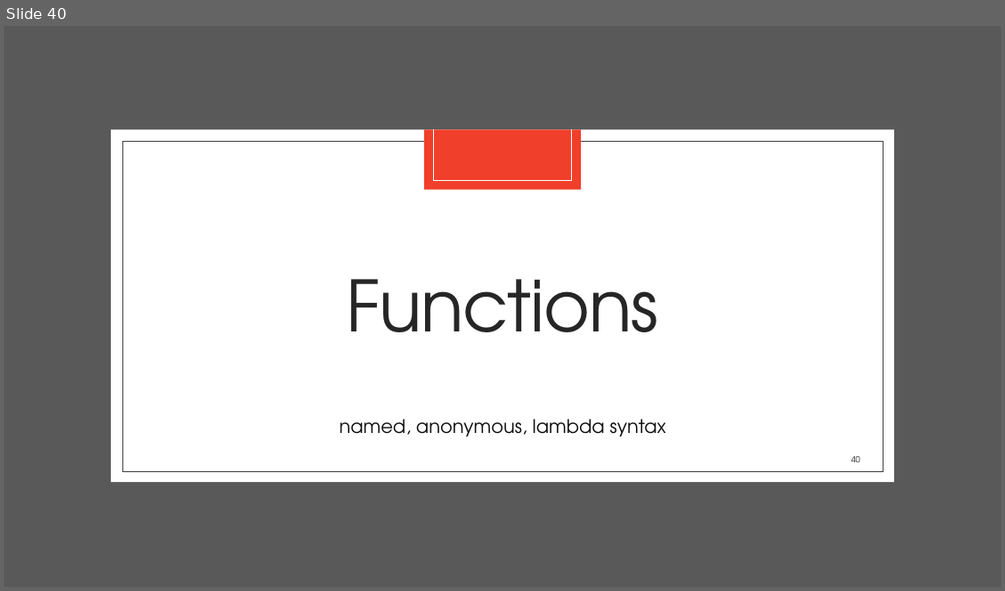
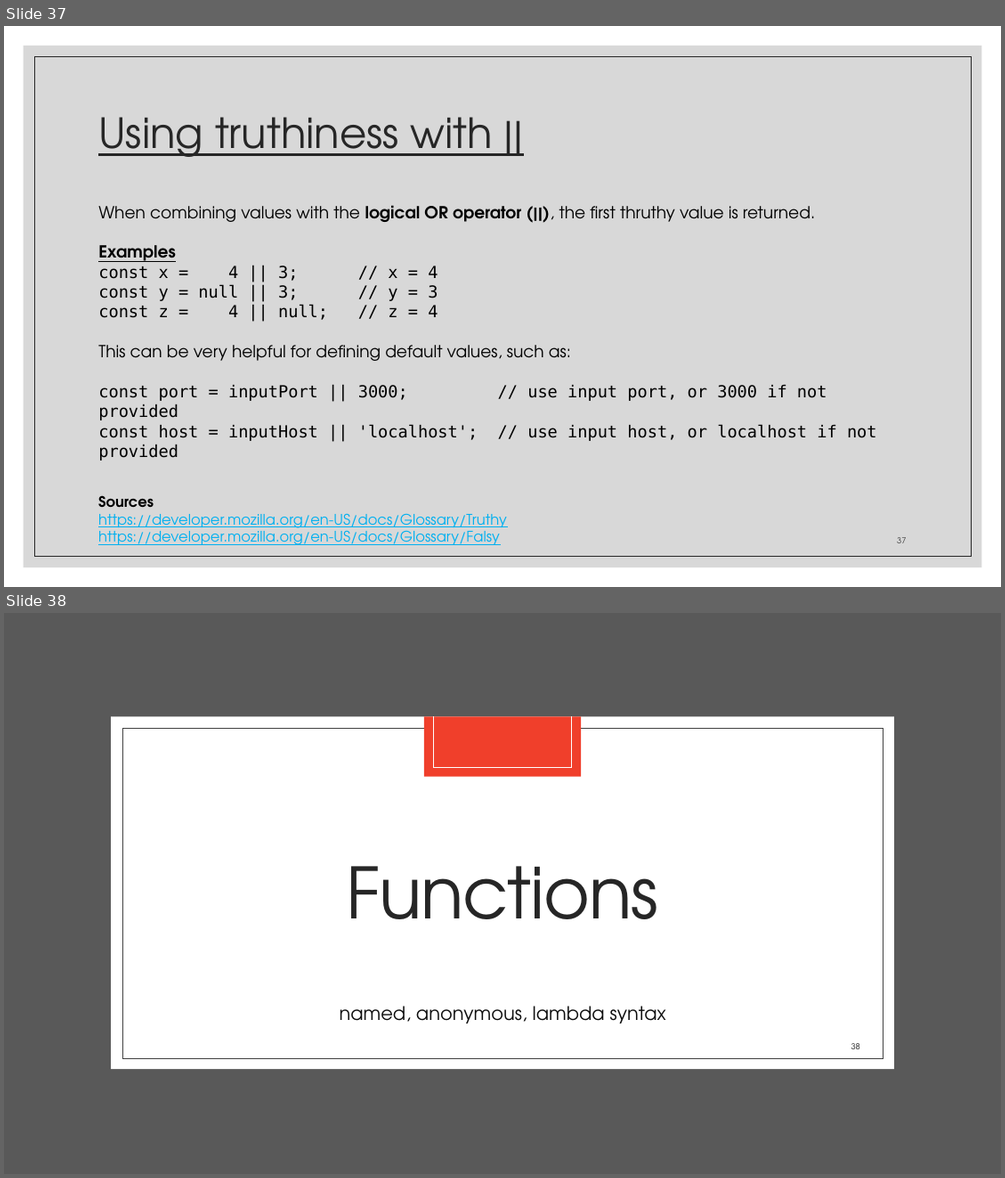
Before and after one commit to zackstotts/base-node-curriculum, a slide deck: unit_00/html_review/04 JavaScript.pptx. Shown one above the other, each under a label of ours: slide 40 before the commit, slides 37 and 38 after it. The pictures are 1005x591 and 1005x1178 pixels, drawn with LibreOffice and Linux fonts; fonts in the diff are those of the drawing. Boxes give left, top, right and bottom in pixels: in the first picture for what was removed or moved away, otherwise in the second. Text is boxed around its words. In the diff, an @@ line names an element or a change of style, - is before the commit and + after.

```diff
--- a/unit_00/html_review/04 JavaScript.pptx
+++ b/unit_00/html_review/04 JavaScript.pptx
@@ slide 37 added at [4,26,1001,587], background #FFFFFF @@
@@ rectangle added at [24,46,982,567], fill #BFBFBF at 60% opacity @@
@@ rectangle added at [34,56,971,556], outline #262626 0.5 pt @@
@@ title added at [98,117,493,157], 40 pt, text #262626, underline @@
+Using truthiness with ||
@@ text added at [98,205,877,441], 16 pt, text #000000 @@
+When combining values with the logical OR operator (||), the first thruthy value is returned.
+Examples
+const x = 4 || 3; // x = 4
+const y = null || 3; // y = 3
+const z = 4 || null; // z = 4
+This can be very helpful for defining default values, such as:
+const port = inputPort || 3000; // use input port, or 3000 if not provided
+const host = inputHost || 'localhost'; // use input host, or localhost if not provided
@@ text added at [98,495,507,545], 14 pt, text #00B0F0, underline @@
+Sources
+https://developer.mozilla.org/en-US/docs/Glossary/Truthy
+https://developer.mozilla.org/en-US/docs/Glossary/Falsy
@@ page number added at [897,537,906,543], 8 pt, text #404040 @@
+37
@@ what was slide 40 is now slide 38 @@
@@ page number at [851,1043,860,1049]: text changed @@
-40
+38
```
Also in this commit, not shown: 13 slides changed, 24 other slides added, 28 slides removed.
